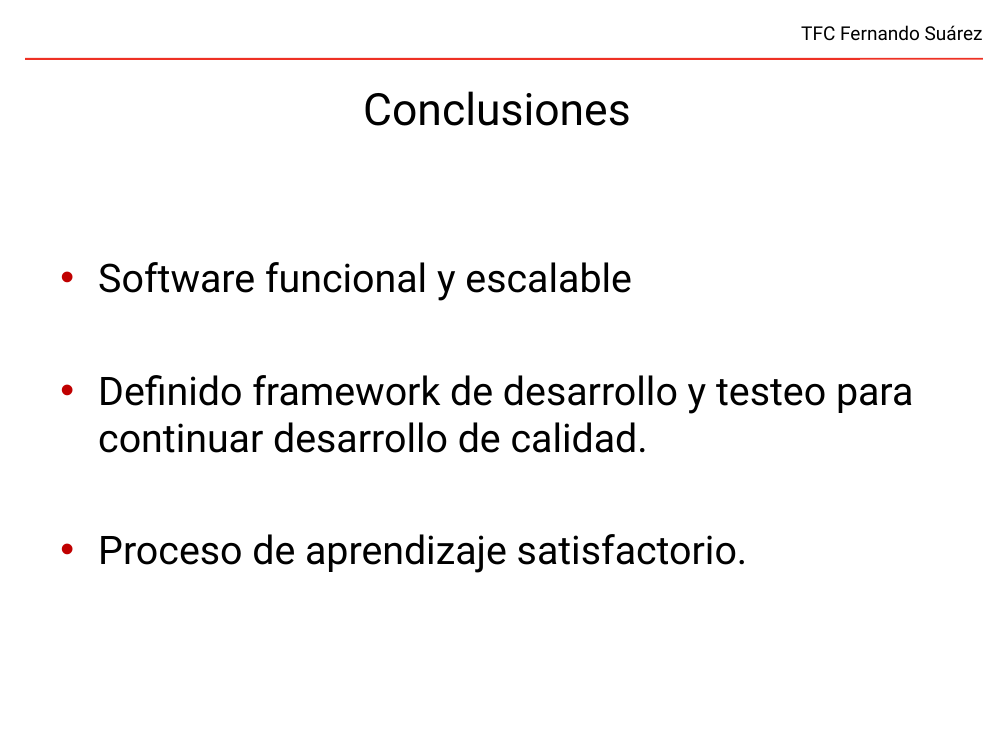
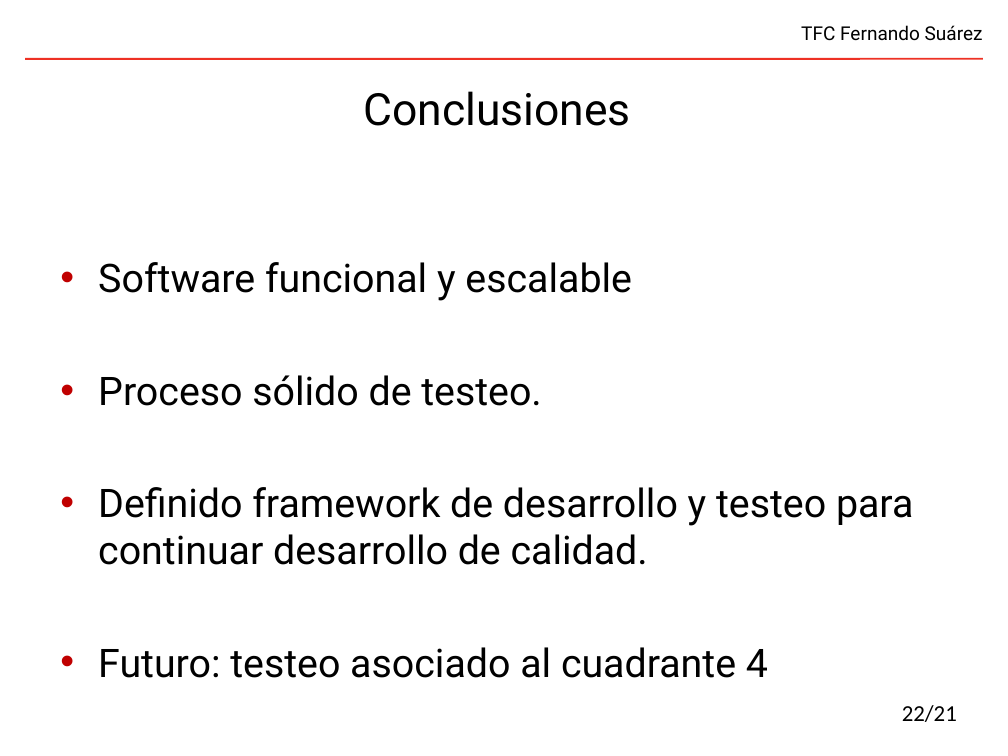
Before and after one commit to fsuarezj/toolBuilder-portlet, a slide deck: slide 22 of doc/presentation/presentacion.odp (slide 23 before the commit). Drawn at 1008x756 pixels with LibreOffice and Linux fonts; fonts in the diff are those of the drawing; background and template pictures are left out. Boxes give left, top, right and bottom in pixels: in the first picture for what was removed or moved away, otherwise in the second. Text is boxed around its words. In the diff, an @@ line names an element or a change of style, - is before the commit and + after.

```diff
--- a/doc/presentation/presentacion.odp
+++ b/doc/presentation/presentacion.odp
@@ text at box(98, 375, 541, 406): paragraph added @@
+• Proceso sólido de testeo.
@@ text at box(98, 647, 768, 678): text changed @@
-• Proceso de aprendizaje satisfactorio.
+• Futuro: testeo asociado al cuadrante 4
@@ page number added at box(902, 705, 957, 722), 18 pt, text #000000 @@
+22/21
```
Also in this commit, not shown: 20 other slides changed, 1 slide added, 2 slides removed, 1 other file.
